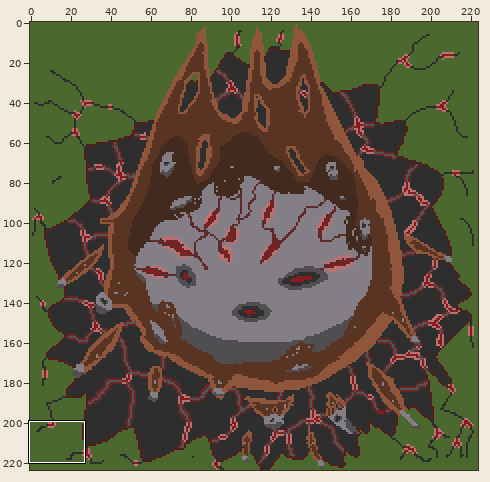
A pixel-art file gets an edit: assets/miscellaneous/ase/meteorite.ase. The first picture is a wide view before the edit; the outline marks the close-up.
Close-up. Before:
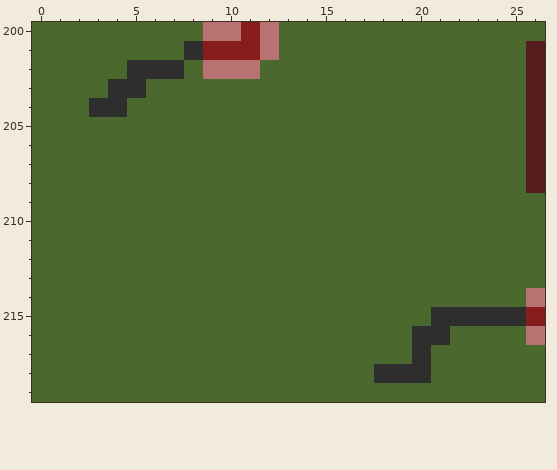
224x224 pixels, 1 frame. Colours within 5 levels of each other are drawn and written as one. Shown: x 0..26, y 200..219. The commit also changed other parts of the picture, which this record leaves out.
Now the later version:
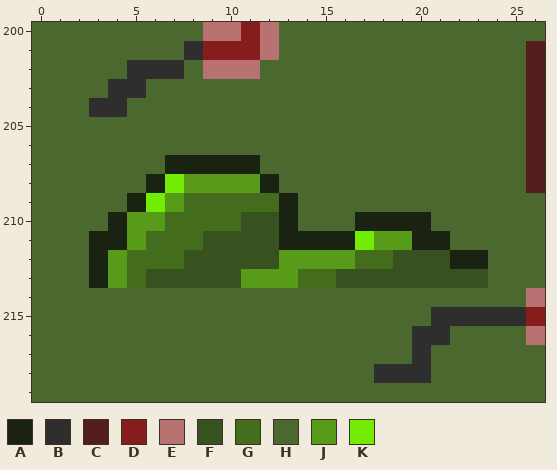
Palette (. is transparent): A #1a2312  B #2e2e2e  C #551c1c  D #871c1c  E #b97272  F #37511f  G #436c1c  H #4b692f  J #579b18  K #73ec04
From old to new:
Colour H gives way to colour A in row 207 at x 7 to 11; in row 208 at x 6 and 12; in row 209 at x 5 and 13; in row 210 at x 4, 13 and 17 to 20; in row 211 at x 3 to 4, 13 to 16 and 20 to 21; in row 212 at x 3 and 22 to 23.
Colour H gives way to colour A in row 213 at x 3.
Colour H gives way to colour F in row 210 at x 11 to 12; in row 211 at x 9 to 12; in row 212 at x 8 to 12 and 19 to 21; in row 213 at x 6 to 10 and 16 to 23.
Colour H gives way to colour G in row 209 at x 8 to 12; in row 210 at x 7 to 10; in row 211 at x 6 to 8; in row 212 at x 5 to 7 and 17 to 18; in row 213 at x 5 and 14 to 15.
Colour H gives way to colour J in row 208 at x 8 to 11; in row 209 at x 7; in row 210 at x 5 to 6; in row 211 at x 5 and 18 to 19; in row 212 at x 4 and 13 to 16; in row 213 at x 4 and 11 to 13.
Colour H gives way to colour K in row 208 at x 7; in row 209 at x 6; in row 211 at x 17.
Changed places in both close-ups, as pixel boxes (x1, y1, x2, y2):
changed: (89, 155, 488, 288)
